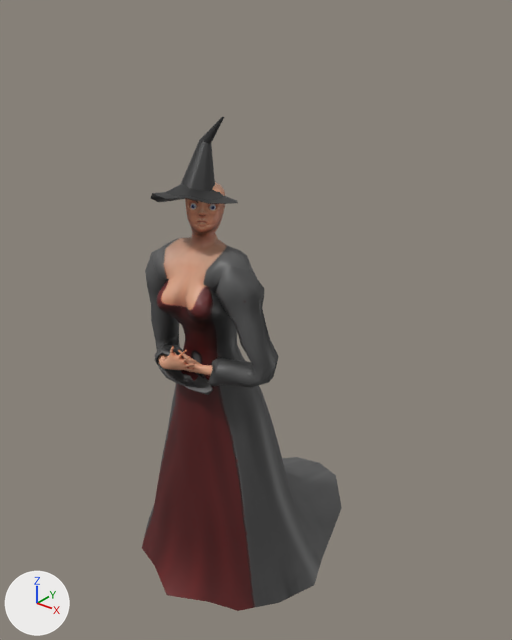
Renders of the FBX model Assets/Models/Characters/witch/witch@talk.fbx from each side of a commit.
Camera for both pictures: a camera (50 mm lens) standing at (0.0149, -0.017, 0.0211) and looking at (-0.0004, 0.0021, 0.0092). The axes (+X, +Y, +Z) are drawn at lower left. The lights are the same throughout. Both versions are drawn at frame 291 of the action 'Take 001'; the numbers are the values there. Vertices at the same position are counted once.

The first picture shows 'witch_lowPoly', 'witchesHat'.
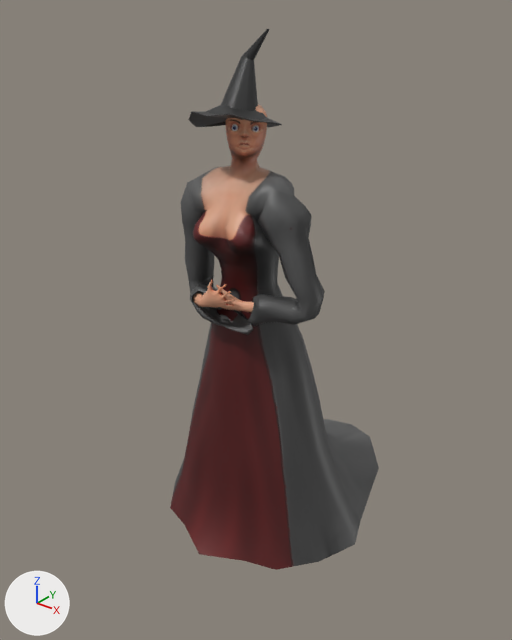
Changed parts and their boxes [x1, y1, x2, y2] in the pictures (512 x 640 px):
'witch_lowPoly', moved, rescaled (9% taller)
    before: [142, 182, 342, 611]
    after: [170, 104, 379, 570]
'witchesHat', reshaped, moved, rescaled (8% wider, 12% taller)
    before: [151, 117, 238, 204]
    after: [188, 29, 282, 127]
part 2 of me_mesh_001, deleted
    before: [151, 117, 238, 204]
part 3 of me_mesh_001, added (black)
    after: [188, 29, 282, 127]

Edits to the bpy script that builds the scene:
```text
Change me_mesh:
    where me_mesh.from_pydata(...)  # 1605 vertices, 3146 faces; spans x -1.36..1.36, y -2.35..2.72, z -2.16..1.26
    used by ob_witch_lowpoly; location = (0.0, 0.0, 0.00706); rotation_euler = (1.571, 0.0, 0.0), in degrees (90, 0, 0); scale = (0.003, 0.003, 0.003)
    me_mesh part 1: the whole mesh is moved by (0.0, 2.55, -0.67)
Change me_mesh_001:
    used by ob_witcheshat; location = (0.0, 0.0, 0.00706); rotation_euler = (1.571, 0.0, 0.0), in degrees (90, 0, 0); scale = (0.003, 0.003, 0.003)
    remove me_mesh_001.from_pydata(...)  # 86 vertices, 168 faces; spans x -0.566..0.332, y 2.409..3.385, z -0.121..0.811
    add me_mesh_001.from_pydata(...)  # 88 vertices, 172 faces; spans x -0.566..0.332, y 4.962..5.938, z -0.792..0.14
    me_mesh_001 part 2: the whole mesh is rebuilt
    me_mesh_001 part 3
    88 vertices are added at x -0.566..0.332, y 4.962..5.938, z -0.792..0.14
    172 new faces join them
Change ob_witch_lowpoly:
    ob_witch_lowpoly.location: (0.0, 0.0, 0.00706) -> (0.0, 0.0, 0.0)
    ob_witch_lowpoly.scale: (0.003, 0.003, 0.003) -> (0.0033, 0.0033, 0.0033)
Change ob_witcheshat:
    ob_witcheshat.location: (0.0, 0.0, 0.00706) -> (0.0, 0.0, 0.0)
    ob_witcheshat.scale: (0.003, 0.003, 0.003) -> (0.0033, 0.0033, 0.0033)
```
